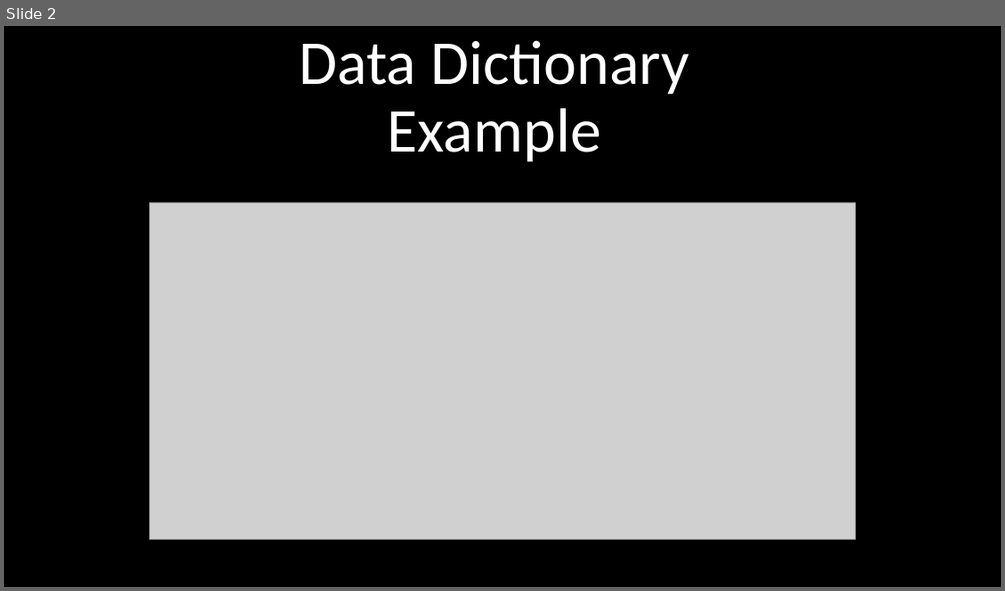
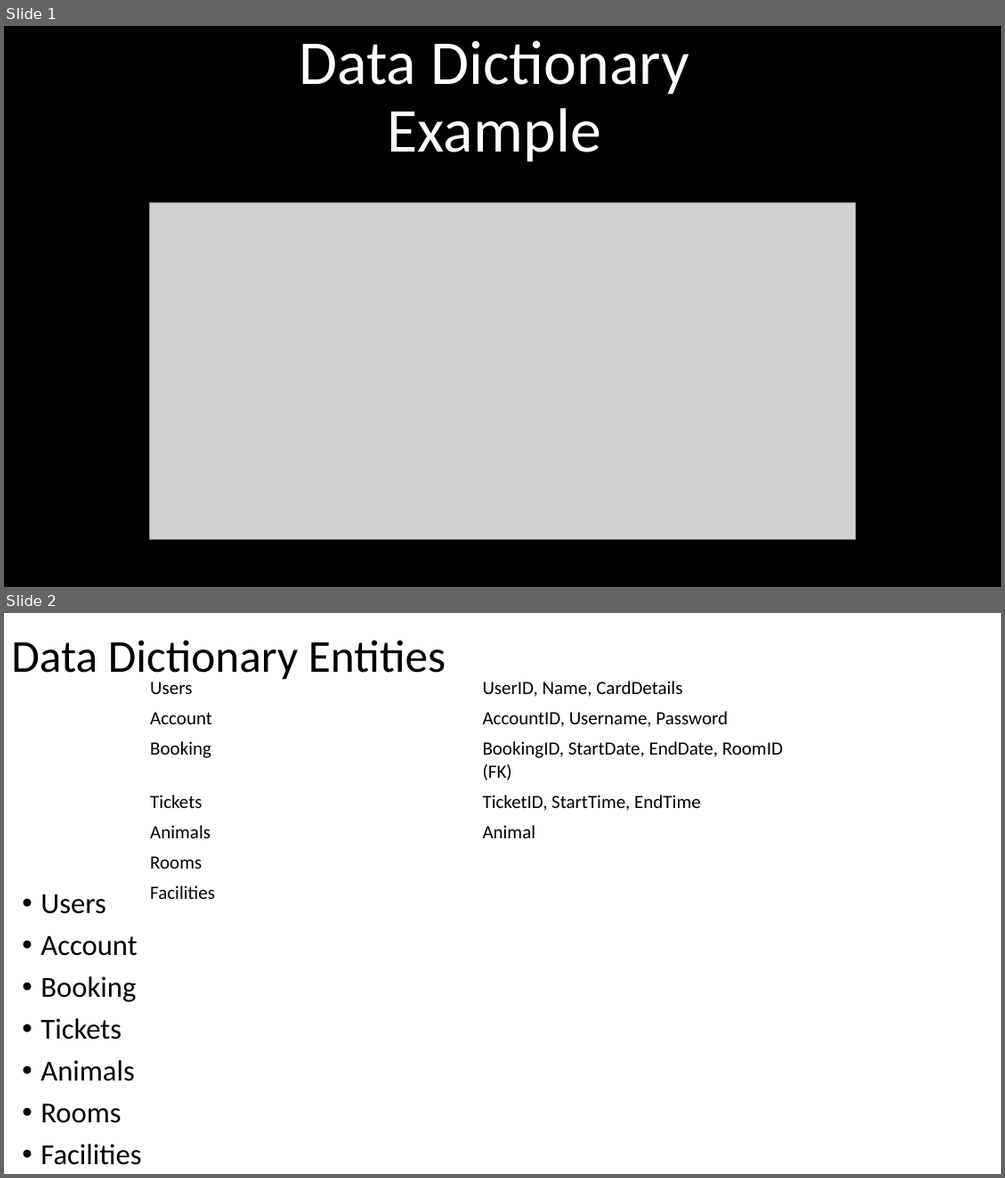
Before and after one commit to Sup3rS0n1c19/Year-2-Portfolio, a slide deck: Examples.pptx. Shown one above the other, each under a label of ours: slide 2 before the commit, slides 1 and 2 after it. The pictures are 1005x591 and 1005x1178 pixels, drawn with LibreOffice and Linux fonts; fonts in the diff are those of the drawing; grey boxes stand for pictures; background and template pictures are left out. Boxes give left, top, right and bottom in pixels: in the first picture for what was removed or moved away, otherwise in the second. Text is boxed around its words. In the diff, an @@ line names an element or a change of style, - is before the commit and + after.

```diff
--- a/Examples.pptx
+++ b/Examples.pptx
@@ slide 2 added at (x1=4, y1=613, x2=1001, y2=1174), background #FFFFFF @@
@@ title added at (x1=11, y1=640, x2=445, y2=683), 44 pt, text #000000 @@
+Data Dictionary Entities
@@ table added at (x1=143, y1=674, x2=807, y2=908), 7 rows, 2 columns @@
+Users | UserID, Name, CardDetails
+Account | AccountID, Username, Password
+Booking | BookingID, StartDate, EndDate, RoomID (FK)
+Tickets | TicketID, StartTime, EndTime
+Animals | Animal
+Rooms | 
+Facilities | 
@@ text added at (x1=40, y1=894, x2=141, y2=1165), 28 pt, text #000000 @@
+• Users
+• Account
+• Booking
+• Tickets
+• Animals
+• Rooms
+• Facilities
@@ what was slide 2 is now slide 1 @@
```
Also in this commit, not shown: 1 slide changed, 2 other slides added, 2 slides removed.
